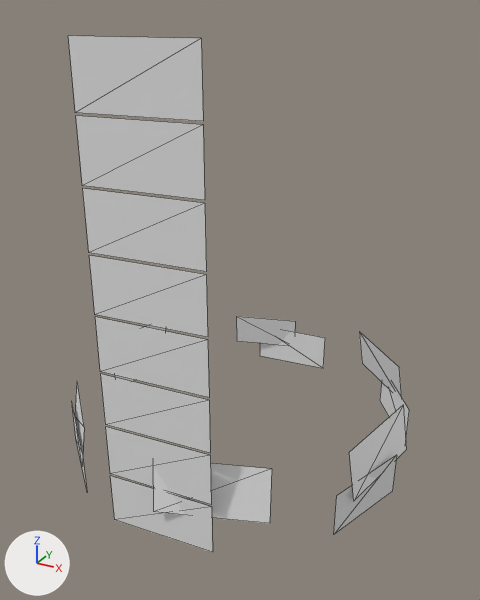
Before and after pictures for a commit that changed the FBX model Assets/Scenes/shaderDevelop_2023_08_10/原神云渲染/mesh/cloud1.fbx.
The view is the same before and after, from a 50 mm lens placed at (86.1, -156.5, 129.4), pointed at (2.7, -4.8, 53.5). The axes (+X, +Y, +Z) are drawn at lower left. The lights are the same throughout. Mesh edges are drawn as thin lines. Where no turn or scale is listed for an object, it has been applied to the vertices. Vertices at the same position are counted once.

In view in the first picture: 'cloud1'.
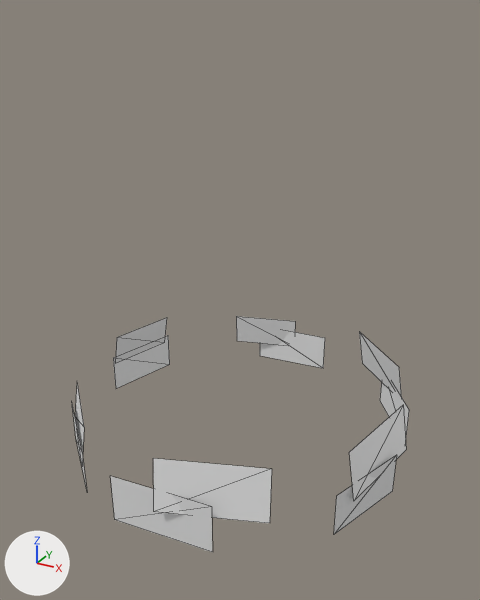
Changed parts and their boxes (x1, y1, x2, y2) in the pictures (480 x 600 px):
'cloud1', reshaped (54% shorter): before (68, 36, 409, 552); after (72, 316, 409, 552)
part 1 of me_cloud1, deleted: before (68, 36, 211, 504)

Patch to the scene script:
```diff
--- a/Assets/Scenes/shaderDevelop_2023_08_10/原神云渲染/mesh/cloud1.fbx.py
+++ b/Assets/Scenes/shaderDevelop_2023_08_10/原神云渲染/mesh/cloud1.fbx.py
@@ me_cloud1 @@
 # used by ob_cloud1; location = (0.0, 0.0, 0.0)
-me_cloud1.from_pydata(...)  # 76 vertices, 38 faces; spans x -51.5..52.0, y -52.0..51.1, z 5.0..124.4
+me_cloud1.from_pydata(...)  # 48 vertices, 24 faces; spans x -51.5..52.0, y -52.0..51.1, z 5.0..28.6
+# me_cloud1 part 1: 7 loose pieces with 28 vertices, spanning x -9.8..18.9, y -51.2..-48.5, z 20.0..124.4, are deleted
```
